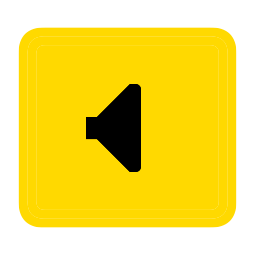
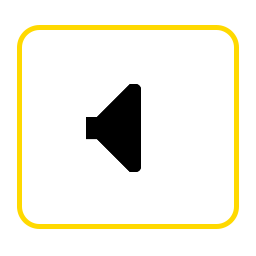
Layered file, before and after one edit (256x256). Changes by layer:
added layer "Rectangle 1" above "Layer 1" over box(17, 25, 239, 229)
hid "Layer 1" over box(17, 25, 239, 229)
hid "Vector Smart Object" (2nd of 2) over box(18, 27, 237, 228)
